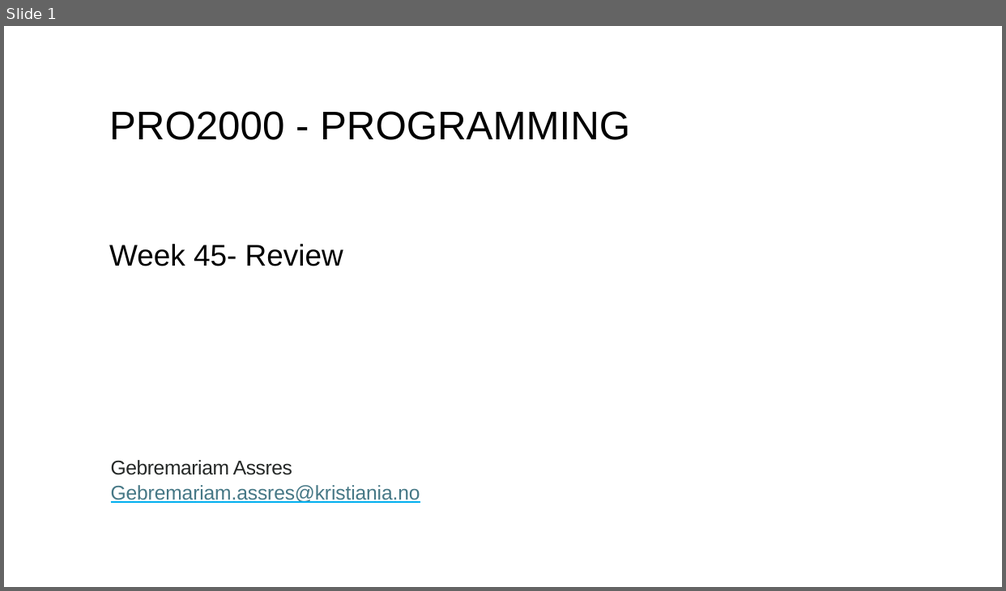
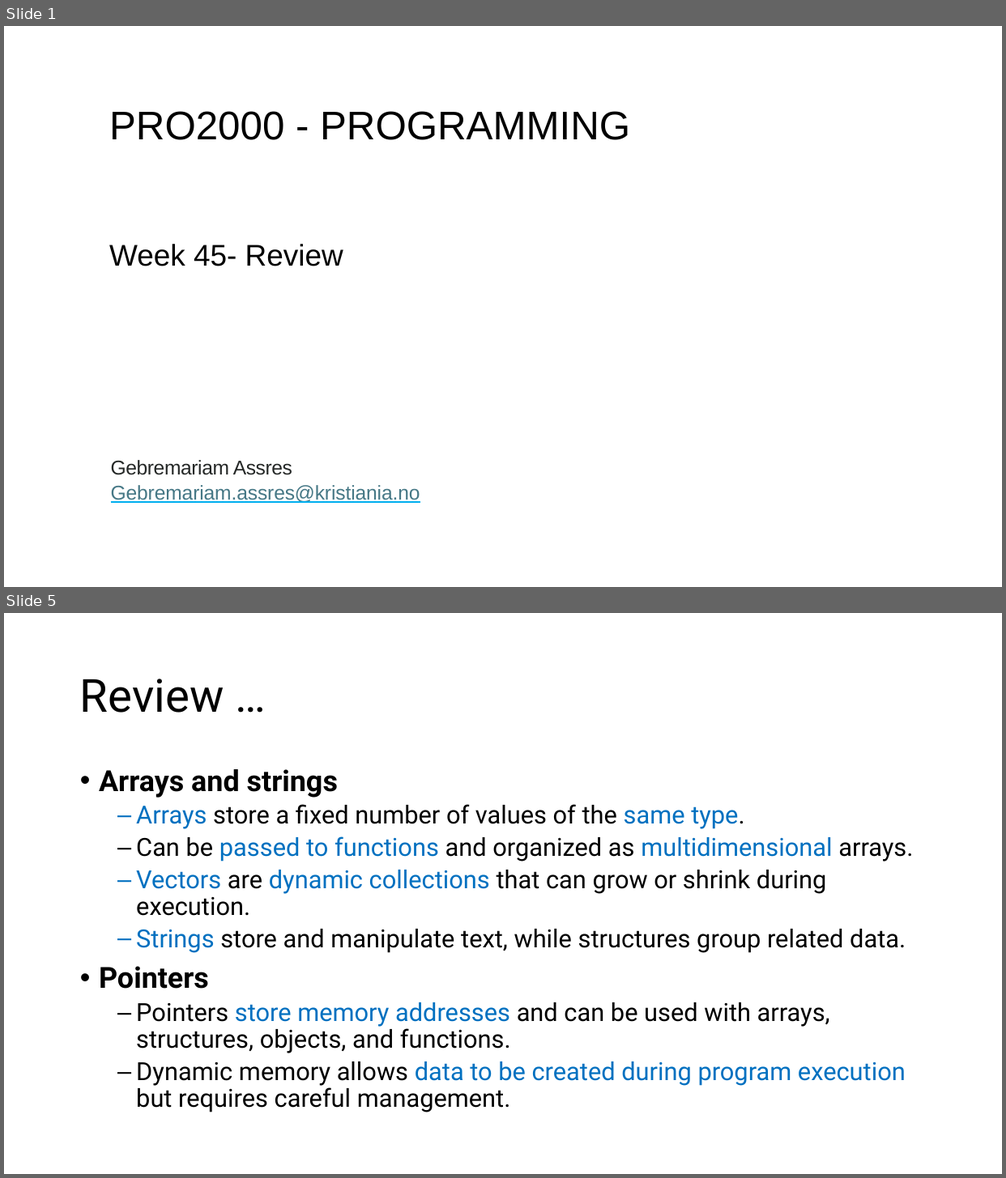
Before and after one commit to mesfinassres/Courses, a slide deck: PRO2000_Programming/Week 45-Review.pptx. Shown one above the other, each under a label of ours: slide 1 before the commit, slides 1 and 5 after it; the slides between them are not shown. The pictures are 1006x591 and 1006x1178 pixels, drawn with LibreOffice and Linux fonts; fonts in the diff are those of the drawing. Boxes give left, top, right and bottom in pixels: in the first picture for what was removed or moved away, otherwise in the second. Text is boxed around its words. In the diff, an @@ line names an element or a change of style, - is before the commit and + after.

```diff
--- a/PRO2000_Programming/Week 45-Review.pptx
+++ b/PRO2000_Programming/Week 45-Review.pptx
@@ slide 5 added at (4,613,1002,1174), background #FFFFFF @@
@@ title added at (80,679,224,713), 44 pt, text #000000 @@
+Review …
@@ text added at (99,769,913,1113), 24 pt, text #000000 @@
+• Arrays and strings
+  – Arrays store a fixed number of values of the same type.
+  – Can be passed to functions and organized as multidimensional arrays.
+  – Vectors are dynamic collections that can grow or shrink during execution.
+  – Strings store and manipulate text, while structures group related data.
+• Pointers
+  – Pointers store memory addresses and can be used with arrays, structures, objects, and functions.
+  – Dynamic memory allows data to be created during program execution but requires careful management.
```
Also in this commit, not shown: 2 slides changed, 7 other slides added, 1 slide removed.
